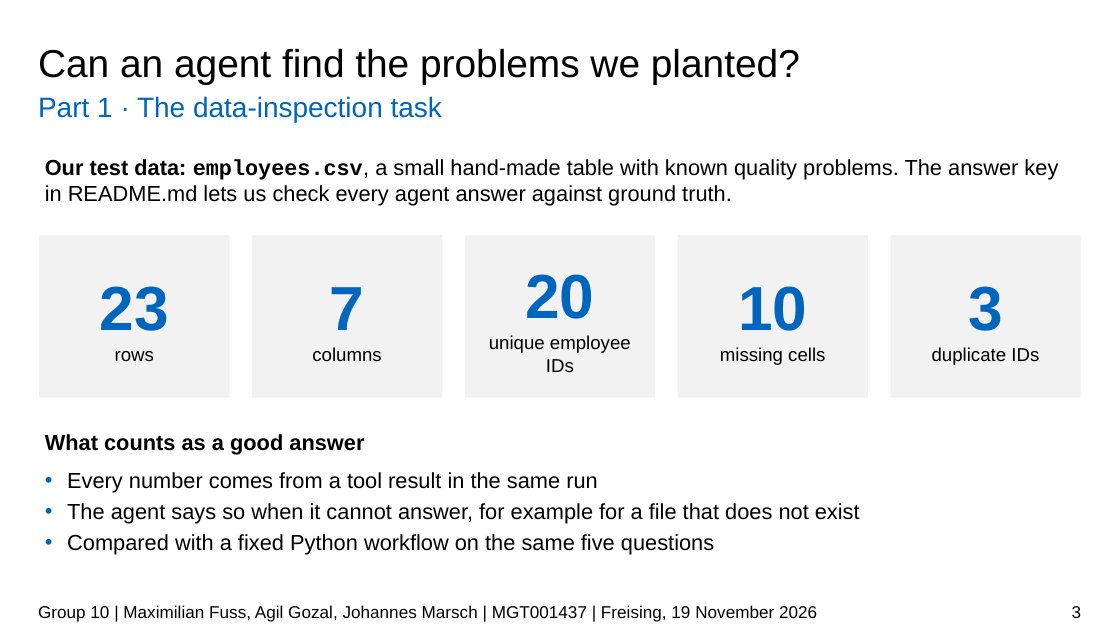
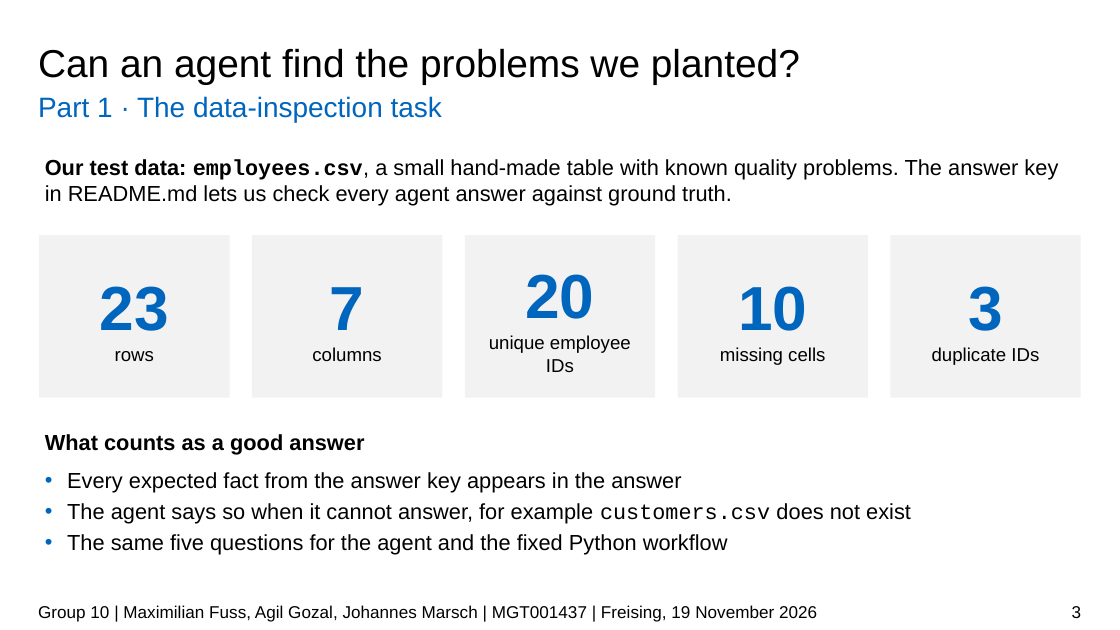
Before and after one commit to JPMarsch/Python_Group_10, a slide deck: slide 3 of presentation/G10_presentation_draft.pptx. Drawn at 1120x630 pixels with LibreOffice and Linux fonts; fonts in the diff are those of the drawing; background and template pictures are left out. Boxes give left, top, right and bottom in pixels: in the first picture for what was removed or moved away, otherwise in the second. Text is boxed around its words. In the diff, an @@ line names an element or a change of style, - is before the commit and + after.

```diff
--- a/presentation/G10_presentation_draft.pptx
+++ b/presentation/G10_presentation_draft.pptx
@@ text at (67, 472, 911, 555): text changed @@
-• Every number comes from a tool result in the same run
-• The agent says so when it cannot answer, for example for a file that does not exist
-• Compared with a fixed Python workflow on the same five questions
+• Every expected fact from the answer key appears in the answer
+• The agent says so when it cannot answer, for example customers.csv does not exist
+• The same five questions for the agent and the fixed Python workflow
```
Also in this commit, not shown: 13 other slides changed.
